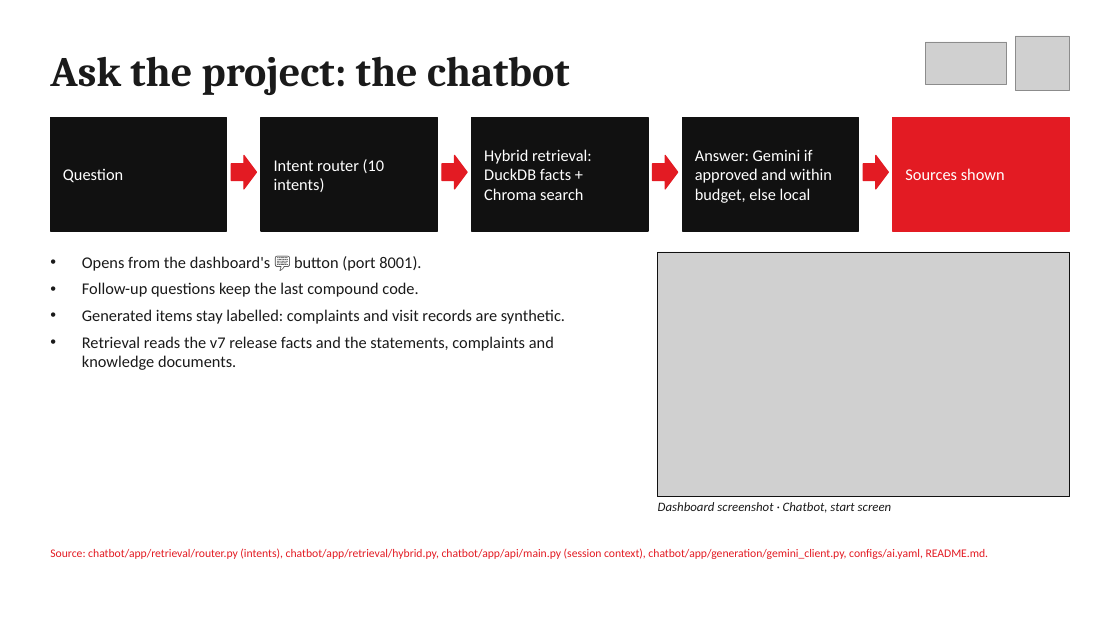
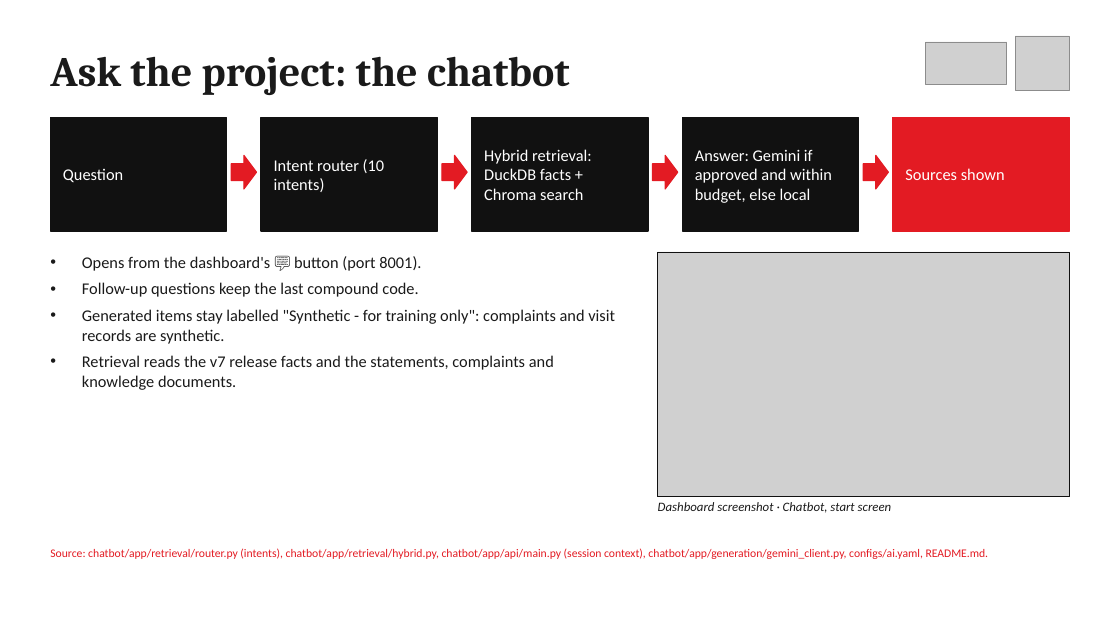
Before and after one commit to elsayedelmandoh/spaceeye-geoai, a slide deck: slide 15 of docs/deliverables/01-presentation/presentation.pptx. Drawn at 1120x630 pixels with LibreOffice and Linux fonts; fonts in the diff are those of the drawing; grey boxes stand for pictures. Boxes give left, top, right and bottom in pixels: in the first picture for what was removed or moved away, otherwise in the second. Text is boxed around its words. In the diff, an @@ line names an element or a change of style, - is before the commit and + after.

```diff
--- a/docs/deliverables/01-presentation/presentation.pptx
+++ b/docs/deliverables/01-presentation/presentation.pptx
@@ text at (x1=82, y1=309, x2=615, y2=344): text changed @@
-• Generated items stay labelled: complaints and visit records are synthetic.
+• Generated items stay labelled "Synthetic - for training only": complaints and visit records are synthetic.
```
Also in this commit, not shown: 9 other slides changed, 5 other files.
